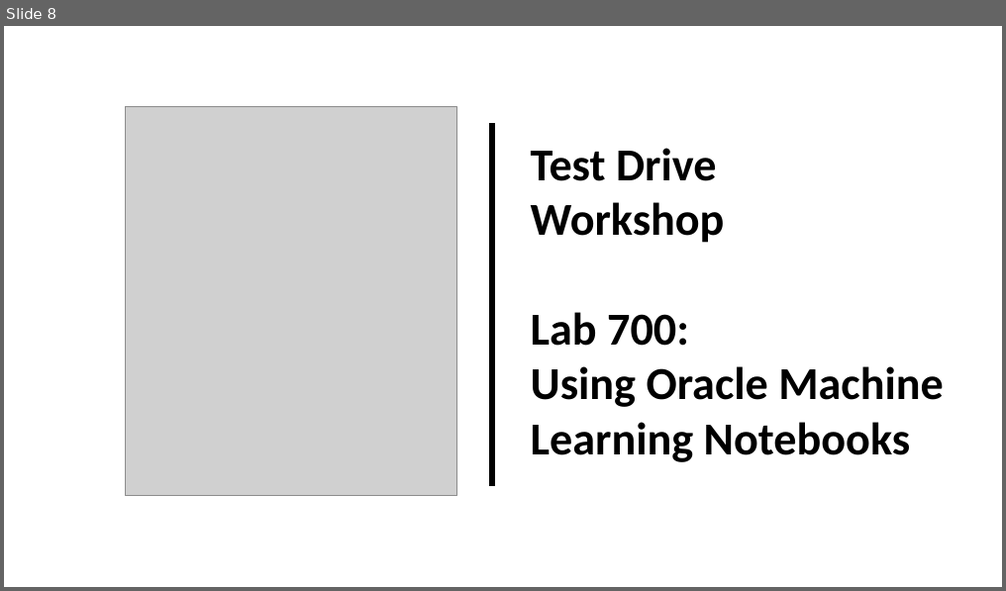
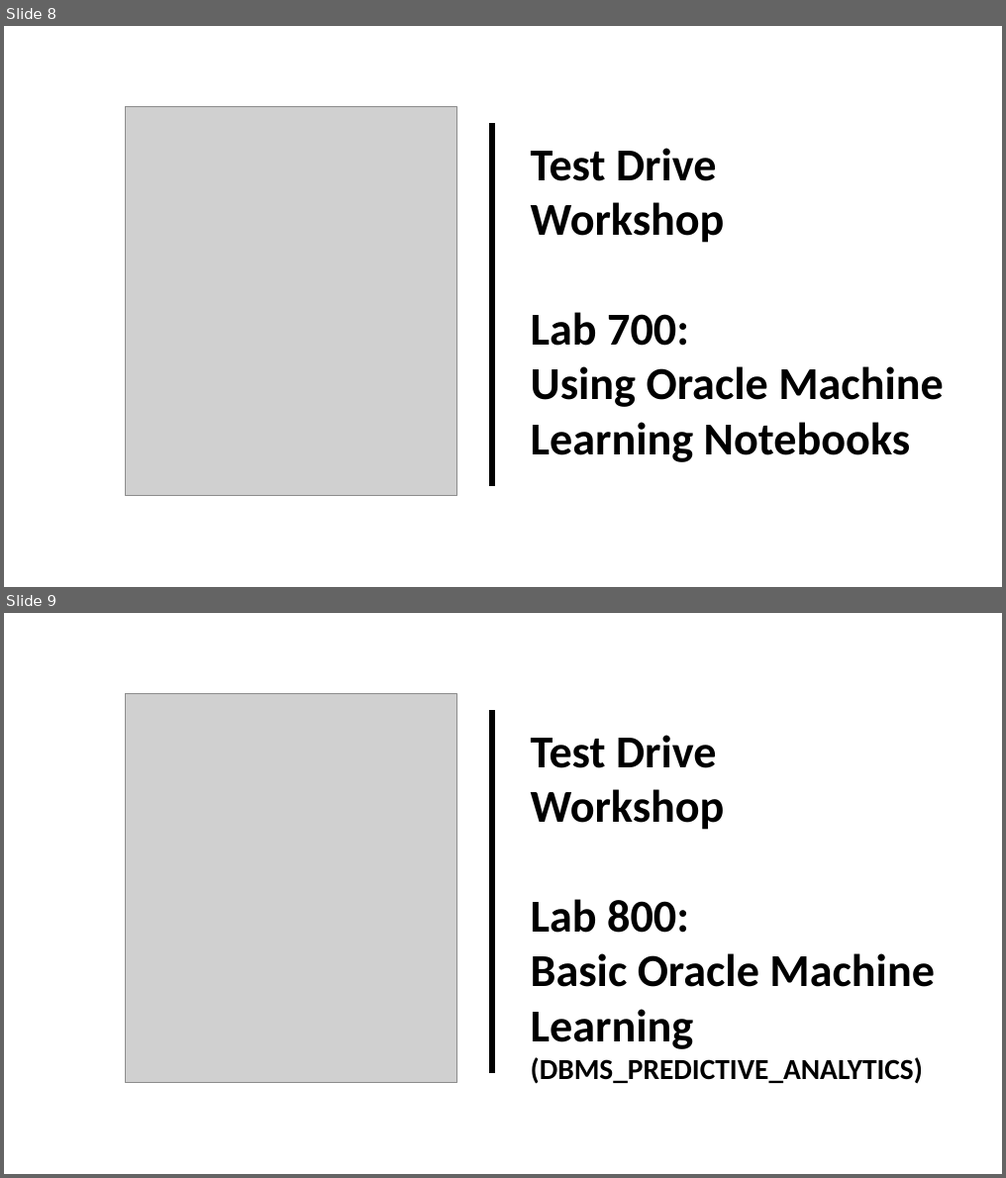
Before and after one commit to millerhoo/journey4-adwc, a slide deck: workshops/journey4-adwc/images/TitleImages.pptx. Shown one above the other, each under a label of ours: slide 8 before the commit, slides 8 and 9 after it. The pictures are 1006x591 and 1006x1178 pixels, drawn with LibreOffice and Linux fonts; fonts in the diff are those of the drawing; grey boxes stand for pictures. Boxes give left, top, right and bottom in pixels: in the first picture for what was removed or moved away, otherwise in the second. Text is boxed around its words. In the diff, an @@ line names an element or a change of style, - is before the commit and + after.

```diff
--- a/workshops/journey4-adwc/images/TitleImages.pptx
+++ b/workshops/journey4-adwc/images/TitleImages.pptx
@@ slide 9 added at <box>4,613,1002,1174</box>, background #FFFFFF @@
@@ picture added at <box>126,694,456,1083</box> @@
@@ line added from (493, 710) to (493, 1073), #000000 6 pt @@
@@ text added at <box>531,735,935,1084</box>, 44 pt, text #000000, bold @@
+Test Drive
+Workshop
+Lab 800:
+Basic Oracle Machine Learning (DBMS_PREDICTIVE_ANALYTICS)
```
Also in this commit, not shown: 10 other files.
